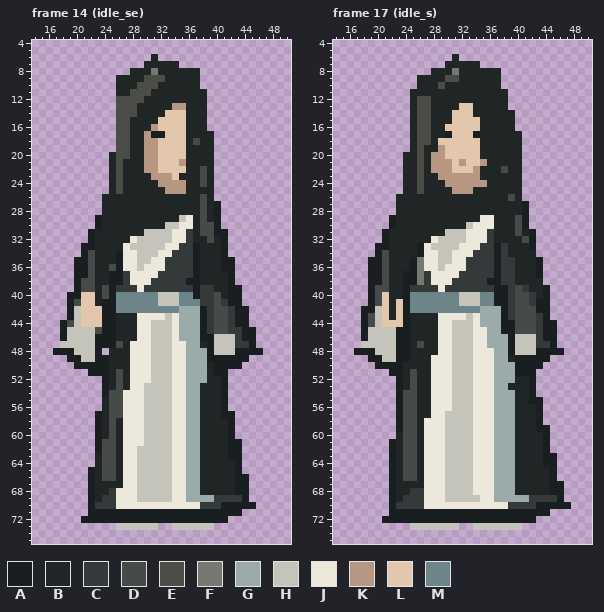
Edited in one commit: pixel-art file (assets/character/swordsman.aseprite). Above is the file before it was changed.
64x80 pixels, 192 frames. Colours within 5 levels of each other are drawn and written as one. Shown: frame 14 (idle_se): x 14..50, y 4..75; frame 17 (idle_s): x 14..50, y 4..75. The commit also changed other frames, which this record leaves out.
Visible layers, top first: "Hair and face", "Sleeves and collar", "Robe and shoes".
Palette (. is transparent): A #191e20  B #202526  C #34393a  D #464a49  E #4c4d46  F #777971  G #9baba9  H #c5c4bb  J #ece8dc  K #b79781  L #e2c7ac  M #6d8589
Pixels before, frame 14 (idle_se) (only the part around the change), first column x 26:
41 MMMMMMHHHMMMCCDCAA.......
42 MMMMMMMMMGGGACDDCAA......
43 BBBJJJJHJGGGACDDCAA......
44 BBBJJHHHJGGGACDDCAA......
45 BBBJJHHHJGGGACDDCCAA.....
46 BBBJJHHHJGGGAAHHHCAA.....
47 DBJJJHHHJJGGBAHHHCCA.....
48 BBJJJHHHJJGGGAHHHAAAA....
49 BBJJJHHHJJGGGAAAAAA......
50 BBJJJHHHJJGGGBAAAA.......
51 DBJJJHHHJJGGGBAA.........
52 DBJJJHHHJJGGGBBA.........
53 DBJJHHHHJJGGBBBA.........
54 DJJJHHHHJJGGBBBA.........
55 DJJJHHHHJJGGBBBA.........
56 DJJJHHHHJJGGBBBA.........
Pixels before, frame 17 (idle_s) (only the part around the change), first column x 30:
38 JCCCCCAACCBBBB......
39 CCCCCCCAACDCBBA.....
40 MMHHHMMAACDDCBA.....
41 MMHHHMMAACDDCAA.....
42 MMMMMGGGACDDDAA.....
43 JJJHJGGGACDDDCA.....
44 JHHHJGGGAADDDCAA....
45 JHHHJJGGAADDDCAA....
46 JHHHJJGGGAHHHCAA....
47 JHHHJJGGGAHHHCCA....
48 JHHHJJJGGAHHHAAAA...
49 JHHHJJJGGBAAAAA.....
50 JHHHJJJGGGAAAA......
51 JHHHJJJGGGAAA.......
52 JHHHJJJGGGBBA.......
53 JHHHJJJGGBBBA.......
54 JHHHJJJGGGBBA.......
55 JHHHJJJGGGBBAA......
56 JHHHJJJGGGBBBA......
57 HHHHJJJGGGBBBA......
58 HHHHJJJGGGBBBA......
59 HHHHJJJGGGBBBAA.....
60 HHHHJJJGGGBBBBA.....
61 HHHHJJJGGGBBBBA.....
62 HHHHJJJGGGBBBBA.....
63 HHHHJJJGGGBBBBAA....
64 HHHHJJJGGGBBBBAA....
65 HHHHJJJGGGBBBBBA....
66 HHHHJJJGGGBBBBBA....
After the commit:
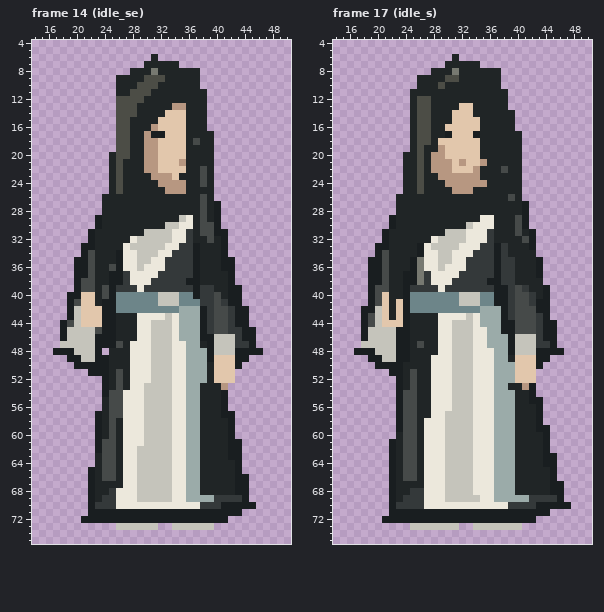
Changes in this commit:
{"where": "frame 14 (idle_se), layer \"Sleeves and collar\""}
{"frame":14,"y":49,"x":40,"old":"AAA","new":"LLL"}
{"frame":14,"y":50,"x":40,"old":"AAA","new":"LLL"}
{"frame":14,"y":51,"x":40,"old":"AA.","new":"LLL"}
{"frame":14,"y":52,"x":40,"old":"BA.","new":"LLL"}
{"frame":14,"y":53,"x":41,"old":"A","new":"K"}
{"where": "frame 17 (idle_s), layer \"Sleeves and collar\""}
{"frame":17,"y":49,"x":40,"old":"AAA","new":"LLL"}
{"frame":17,"y":50,"x":40,"old":"AAA","new":"LLL"}
{"frame":17,"y":51,"x":40,"old":"AAA","new":"LLL"}
{"frame":17,"y":52,"x":40,"old":"BBA","new":"LLL"}
{"frame":17,"y":53,"x":41,"old":"B","new":"K"}
{"label":"changed","picture_box":[214,355,235,390]}
{"label":"changed","picture_box":[515,355,536,390]}
